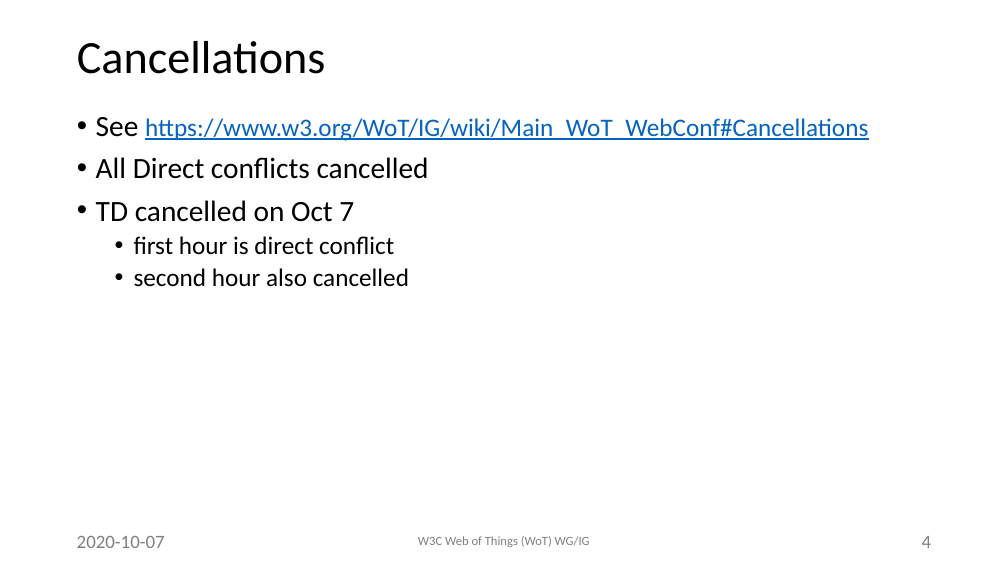
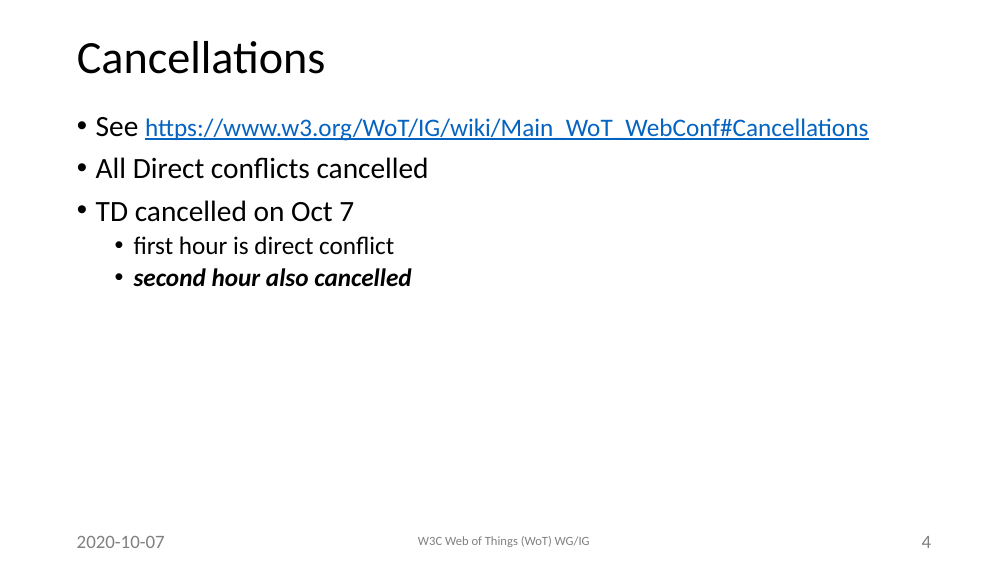
Before and after one commit to w3c/wot, a slide deck: slide 4 of PRESENTATIONS/2020-10-online-f2f/2020-10-07-WoT-F2F-Opening-McCool.pptx. Drawn at 1008x567 pixels with LibreOffice and Linux fonts; fonts in the diff are those of the drawing; background and template pictures are left out. Boxes give left, top, right and bottom in pixels: in the first picture for what was removed or moved away, otherwise in the second. Text is boxed around its words. In the diff, an @@ line names an element or a change of style, - is before the commit and + after.

Commit message:
mark cancellations

```diff
--- a/PRESENTATIONS/2020-10-online-f2f/2020-10-07-WoT-F2F-Opening-McCool.pptx
+++ b/PRESENTATIONS/2020-10-online-f2f/2020-10-07-WoT-F2F-Opening-McCool.pptx
@@ text at [134, 268, 411, 287]: bold on, italic on in "second hour also cancelled" @@
```
Also in this commit, not shown: 3 other slides changed, 1 other file.
